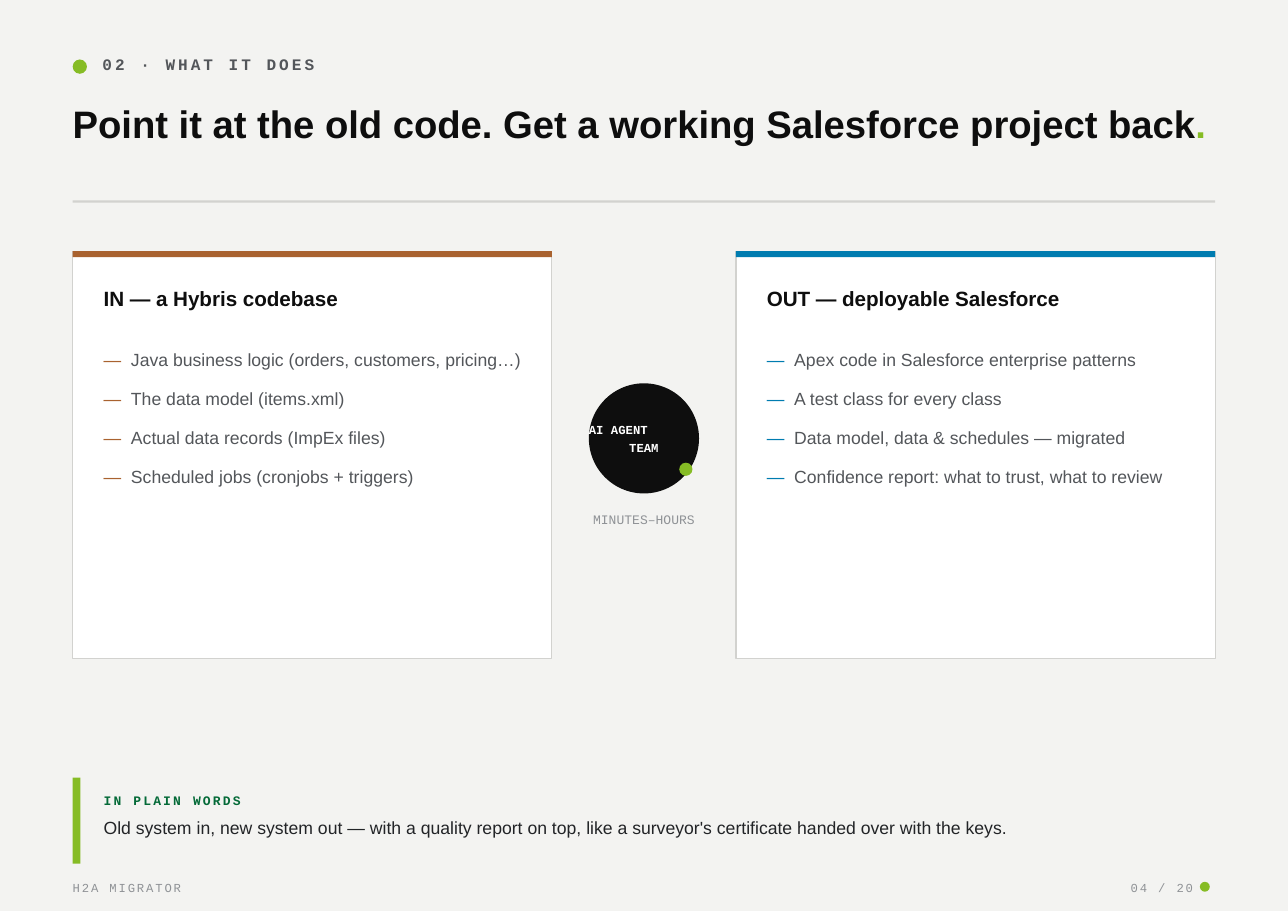
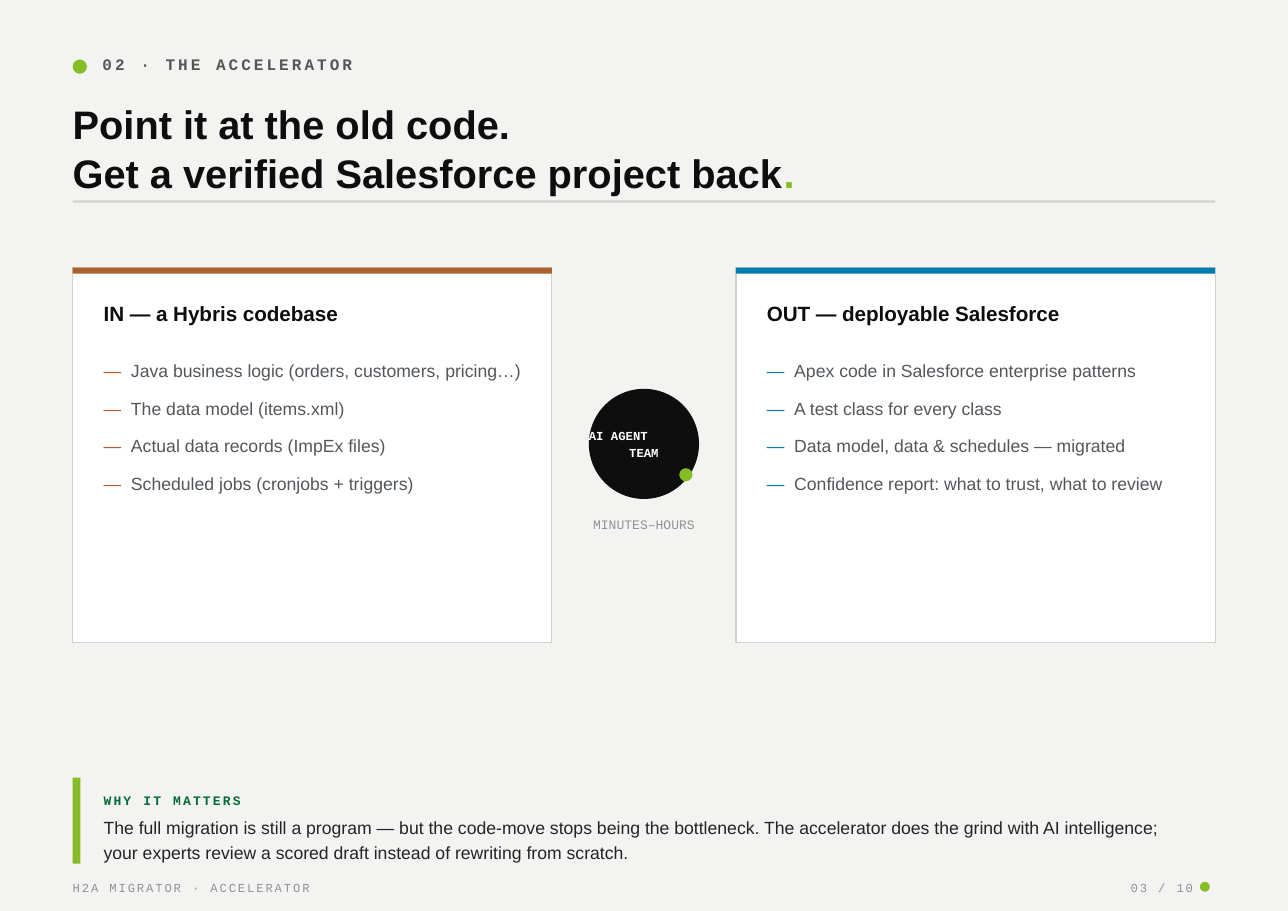
Before and after one commit to Vikaschd04/SAP_Salesforce_Migrator, a slide deck: slide 3 of docs/DEMO_DECK.pptx (slide 4 before the commit). Drawn at 1288x911 pixels with LibreOffice and Linux fonts; fonts in the diff are those of the drawing. Boxes give left, top, right and bottom in pixels: in the first picture for what was removed or moved away, otherwise in the second. Text is boxed around its words. In the diff, an @@ line names an element or a change of style, - is before the commit and + after.

Commit message:
refactor: update H2A Migrator deck generation script to a 10-slide executive accelerator format and remove obsolete PDF.

```diff
--- a/docs/DEMO_DECK.pptx
+++ b/docs/DEMO_DECK.pptx
@@ text at [102, 59, 352, 70]: text changed @@
-02 · WHAT IT DOES
+02 · THE ACCELERATOR
@@ text at [73, 110, 794, 196]: text changed; size 25 to 26 pt @@
-Point it at the old code. Get a working Salesforce project back.
+Point it at the old code.
+Get a verified Salesforce project back.
@@ rectangle: place and size @@
-rectangle at [73, 251, 552, 659]
+rectangle at [73, 268, 552, 642]
@@ 2 texts, 2 rectangles: place and size @@
-2 texts, 2 rectangles at [73, 251, 1215, 311]
+2 texts, 2 rectangles at [73, 268, 1215, 325]
@@ rectangle: place and size @@
-rectangle at [736, 251, 1215, 659]
+rectangle at [736, 268, 1215, 642]
@@ text "— Java business logic (orders, ...": place and size @@
-text "— Java business logic (orders, ..." at [131, 353, 520, 487]
+text "— Java business logic (orders, ..." at [131, 364, 520, 494]
@@ text "— Java business logic (orders, ..." at [131, 364, 520, 494]: less space between paragraphs @@
@@ text "— Apex code in Salesforce ..." at [794, 364, 1162, 494]: less space between paragraphs @@
@@ text "— Apex code in Salesforce ...": place and size @@
-text "— Apex code in Salesforce ..." at [794, 353, 1162, 487]
+text "— Apex code in Salesforce ..." at [794, 364, 1162, 494]
@@ 2 texts, 2 ellipses: place and size @@
-2 texts, 2 ellipses at [588, 383, 699, 524]
+2 texts, 2 ellipses at [588, 389, 699, 529]
@@ text at [104, 796, 1158, 863]: text changed @@
-IN PLAIN WORDS
-Old system in, new system out — with a quality report on top, like a surveyor's certificate handed over with the keys.
+WHY IT MATTERS
+The full migration is still a program — but the code-move stops being the bottleneck. The accelerator does the grind with AI intelligence; your experts review a scored draft instead of rewriting from scratch.
@@ text at [73, 884, 309, 892]: text changed @@
-H2A MIGRATOR
+H2A MIGRATOR · ACCELERATOR
@@ text at [1131, 884, 1194, 892]: text changed @@
-04 / 20
+03 / 10
```
Also in this commit, not shown: 9 other slides changed, 10 slides removed, 4 other files.
